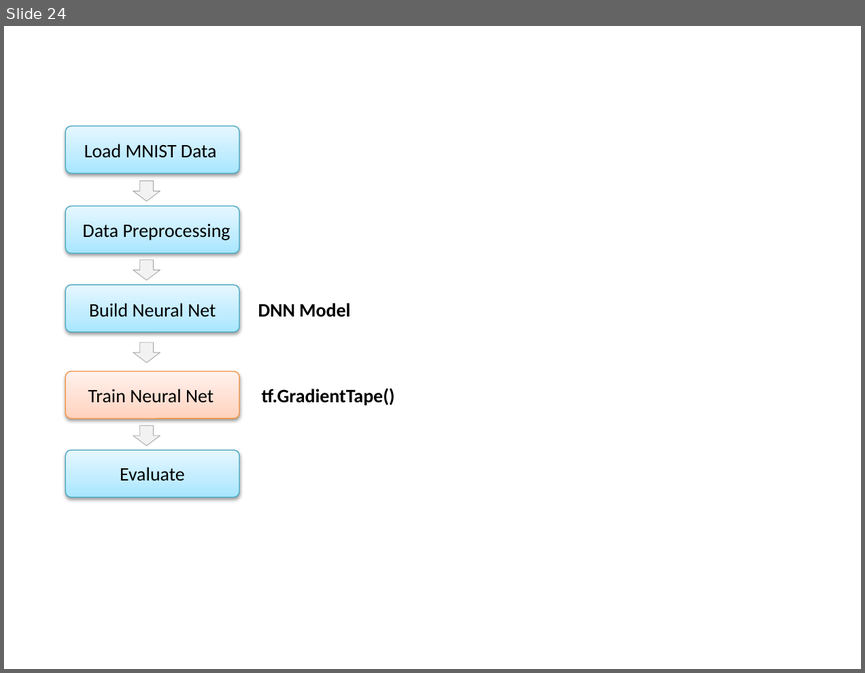
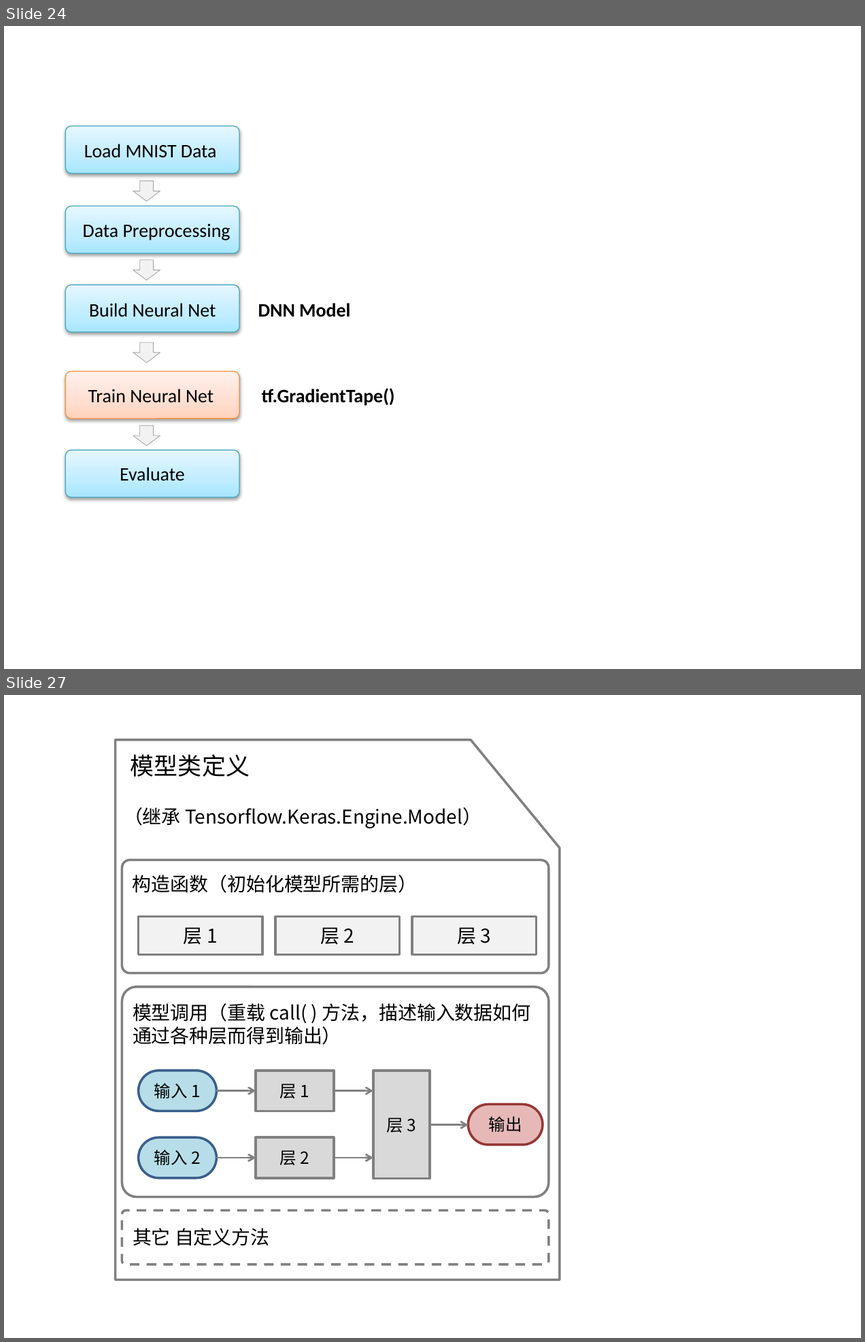
Before and after one commit to zhamppx97/TensorFlow.NET-Tutorials, a slide deck: ppt/tf.reduce_mean.pptx. Shown one above the other, each under a label of ours: slide 24 before the commit, slides 24 and 27 after it; the slides between them are not shown. The pictures are 865x673 and 865x1342 pixels, drawn with LibreOffice and Linux fonts; fonts in the diff are those of the drawing. Boxes give left, top, right and bottom in pixels: in the first picture for what was removed or moved away, otherwise in the second. Text is boxed around its words. In the diff, an @@ line names an element or a change of style, - is before the commit and + after.

```diff
--- a/ppt/tf.reduce_mean.pptx
+++ b/ppt/tf.reduce_mean.pptx
@@ slide 27 added at (4,695,861,1338), background #FFFFFF @@
@@ flow chart punched card added at (116,740,559,1279), outline #808080 2 pt @@
@@ text added at (130,754,249,777), 20 pt, text #000000 @@
+模型类定义
@@ text added at (124,807,481,828), 16 pt, text #000000 @@
+（继承 Tensorflow.Keras.Engine.Model）
@@ rounded rectangle added at (122,860,549,972), outline #808080 2 pt @@
@@ text added at (133,875,417,893), 16 pt, text #000000 @@
+构造函数（初始化模型所需的层）
@@ rectangle added at (139,916,263,955), fill #F2F2F2, outline #808080 2 pt, 16 pt, text #000000 @@
+层 1
@@ rectangle added at (275,916,400,955), fill #F2F2F2, outline #808080 2 pt, 16 pt, text #000000 @@
+层 2
@@ rectangle added at (412,916,536,955), fill #F2F2F2, outline #808080 2 pt, 16 pt, text #000000 @@
+层 3
@@ rounded rectangle added at (122,986,549,1196), outline #808080 2 pt @@
@@ text added at (133,1003,531,1045), 16 pt, text #000000 @@
+模型调用（重载 call( ) 方法，描述输入数据如何通过各种层而得到输出）
@@ rounded rectangle added at (139,1070,216,1110), fill #B7DEE8, outline #3A5F8C 2 pt, 14 pt, text #000000 @@
+输入 1
@@ rounded rectangle added at (256,1070,334,1110), fill #D9D9D9, outline #808080 2 pt, 14 pt, text #000000 @@
+层 1
@@ rounded rectangle added at (373,1070,430,1178), fill #D9D9D9, outline #808080 2 pt, 14 pt, text #000000 @@
+层 3
@@ arrow added from (216, 1091) to (256, 1091), #808080 1.5 pt @@
@@ arrow added from (334, 1091) to (373, 1091), #808080 1.5 pt @@
@@ rounded rectangle added at (468,1104,543,1144), fill #E6B9B8, outline #953735 2 pt, 14 pt, text #000000 @@
+输出
@@ rounded rectangle added at (139,1137,216,1177), fill #B7DEE8, outline #3A5F8C 2 pt, 14 pt, text #000000 @@
+输入 2
@@ rounded rectangle added at (256,1137,334,1177), fill #D9D9D9, outline #808080 2 pt, 14 pt, text #000000 @@
+层 2
@@ arrow added from (429, 1124) to (468, 1124), #808080 1.5 pt @@
@@ arrow added from (216, 1157) to (256, 1157), #808080 1.5 pt @@
@@ arrow added from (334, 1157) to (373, 1157), #808080 1.5 pt @@
@@ rounded rectangle added at (122,1210,549,1264), outline #808080 2 pt dashed @@
@@ text added at (133,1227,270,1246), 16 pt, text #000000 @@
+其它 自定义方法
```
Also in this commit, not shown: 2 other slides added, 4 slides removed, 6 other files.
